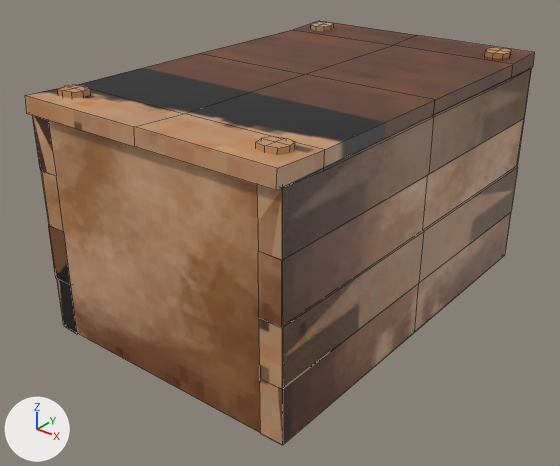
Renders of the FBX model CackleUnity22/Assets/Cackleheim/Models/Decor/chCrate.fbx from each side of a commit.
Rendered twice from a camera (50 mm lens) standing at (0.519, -0.694, 0.493) and looking at (-0.006, -0.037, 0.086). The axes (+X, +Y, +Z) are drawn at lower left. The lights are the same throughout. Mesh edges are drawn as thin lines.

The older version as bpy lines, for what is in view:
```python
me_cube_003 = bpy.data.meshes.new('Cube.003')
me_cube_003.from_pydata(...)  # 204 vertices, 176 faces; spans x -0.165..0.165, y -0.249..0.249, z -0.004..0.26
me_cube_003.materials.append(mat_merchanttable)  # picture img_canopy_basee_png
me_cube_006 = bpy.data.meshes.new('Cube.006')
me_cube_006.from_pydata(...)  # 98 vertices, 76 faces; spans x -0.164..0.164, y -0.255..0.255, z 0.254..0.28
me_cube_006.materials.append(mat_merchanttable)  # picture img_canopy_basee_png
me_cube_024 = bpy.data.meshes.new('Cube.024')
me_cube_024.from_pydata(...)  # 25 vertices, 18 faces; spans x -0.165..0.165, y -0.248..0.248, z -0.004..0.257
me_cube_024.materials.append(mat_craftnew)  # picture img_salon_base_png
ob_cratea = bpy.data.objects.new('CrateA', me_cube_003)
ob_cratea.location = (0.0, 0.0, 0.0)
ob_crateb = bpy.data.objects.new('CrateB', me_cube_006)
ob_crateb.location = (0.0, 0.0, 0.0)
ob_cratephy = bpy.data.objects.new('CratePHY', me_cube_024)
ob_cratephy.location = (0.0, 0.0, 0.0)
```
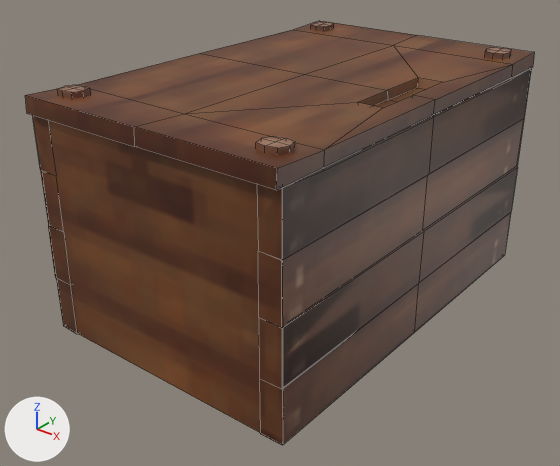
Location of each change, [x1, y1, x2, y2] in pixels of the pictures (560 x 466 px):
'CratePHY', recoloured, surface changed
    both: [33, 68, 531, 445]
'CrateA', recoloured
    both: [33, 70, 531, 445]
part 1 of me_cube_006, built on
    both: [185, 45, 513, 150]
part 2 of me_cube_006, recoloured
    both: [25, 21, 533, 190]

The change, as a list of edits to the scene's bpy script:
```text
Add img_crate_base_png:
    img_crate_base_png = load_image('Crate_Base.png', '../../Materials/Props/Crate_Base.png', 256, 256, 'sRGB')
Add mat_crate:
    mat_crate = principled_material('Crate')
    mat_crate.texture = img_crate_base_png
Change me_cube_024:
    where me_cube_024.from_pydata(...)  # 25 vertices, 18 faces; spans x -0.165..0.165, y -0.248..0.248, z -0.004..0.257
    used by ob_cratephy; location = (0.0, 0.0, 0.0)
    remove me_cube_024.materials.append(mat_craftnew)  # picture img_salon_base_png
    me_cube_024 part 3: texture (UV) coordinates of 18 of 18 faces, centred in x -0.165..0.165, y -0.248..0.248, z -0.004..0.257, changed; they spanned u 0.03..0.95, v 0.0..0.26 and now span u 0.07..0.93, v 0.04..0.96
    add me_cube_024.materials.append(mat_crate)  # picture img_crate_base_png
Change me_cube_003:
    where me_cube_003.from_pydata(...)  # 204 vertices, 176 faces; spans x -0.165..0.165, y -0.249..0.249, z -0.004..0.26
    remove me_cube_003.materials.append(mat_merchanttable)  # picture img_canopy_basee_png
    add me_cube_003.materials.append(mat_crate)  # picture img_crate_base_png
Change me_cube_006:
    used by ob_crateb; location = (0.0, 0.0, 0.0)
    remove me_cube_006.from_pydata(...)  # 98 vertices, 76 faces; spans x -0.164..0.164, y -0.255..0.255, z 0.254..0.28
    add me_cube_006.from_pydata(...)  # 110 vertices, 88 faces; spans x -0.164..0.164, y -0.255..0.255, z 0.254..0.28
    me_cube_006 part 1
    2 faces are deleted
    12 vertices are added at x 0.108..0.138, y -0.057..0.065, z 0.263..0.273
    14 new faces join them
    me_cube_006 part 2: 74 faces spanning x -0.164..0.164, y -0.255..0.255, z 0.254..0.28 switch from mat_merchanttable (picture img_canopy_basee_png) to mat_crate (picture img_crate_base_png)
```
